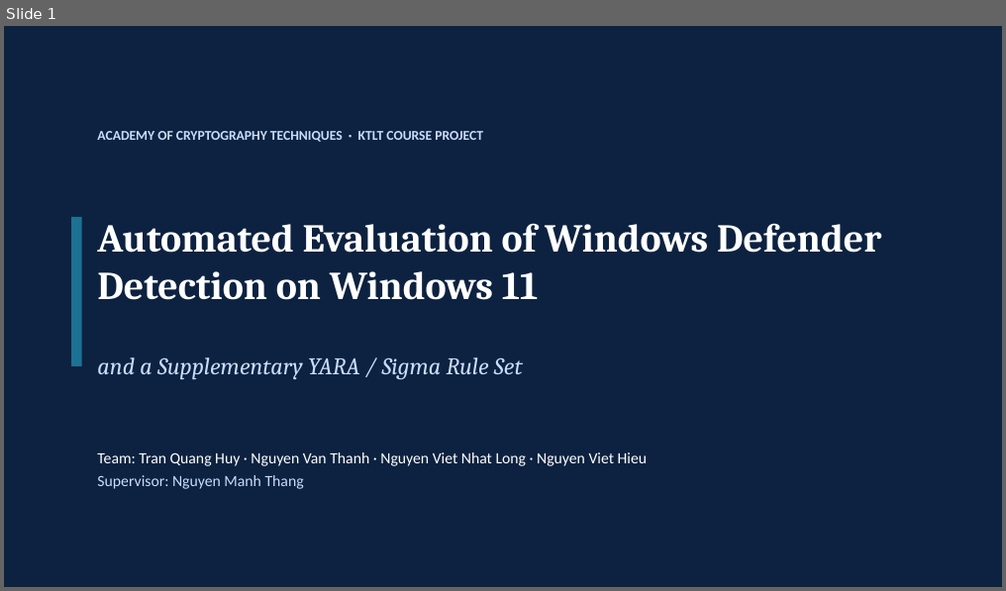
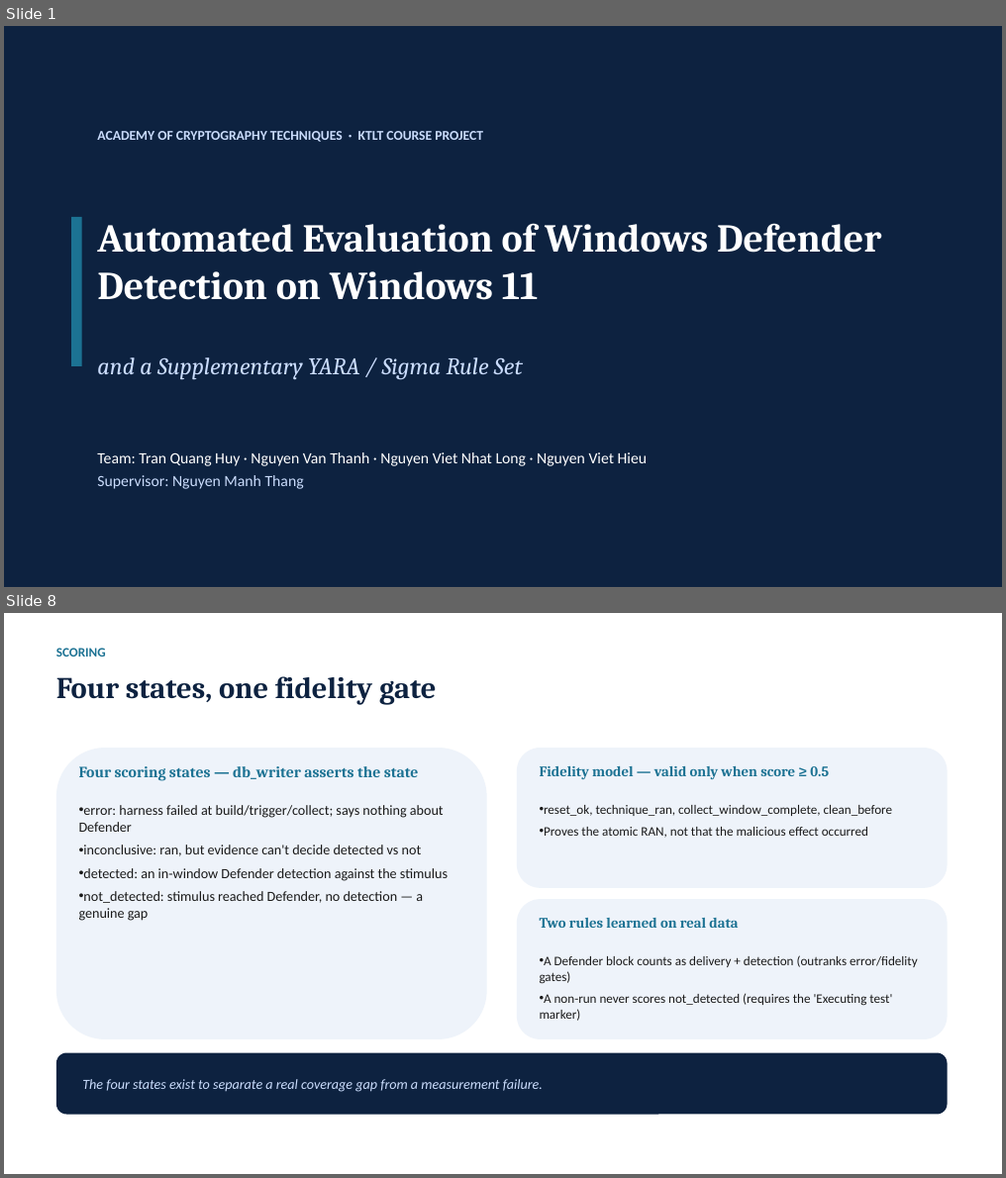
Before and after one commit to TonykRev/KTLT-Defender, a slide deck: report/KTLD_Slides.pptx. Shown one above the other, each under a label of ours: slide 1 before the commit, slides 1 and 8 after it; the slides between them are not shown. The pictures are 1006x591 and 1006x1178 pixels, drawn with LibreOffice and Linux fonts; fonts in the diff are those of the drawing. Boxes give left, top, right and bottom in pixels: in the first picture for what was removed or moved away, otherwise in the second. Text is boxed around its words. In the diff, an @@ line names an element or a change of style, - is before the commit and + after.

```diff
--- a/report/KTLD_Slides.pptx
+++ b/report/KTLD_Slides.pptx
@@ slide 8 added at [4, 613, 1002, 1174], background #FFFFFF @@
@@ text added at [56, 648, 106, 657], 12.5 pt, text #1C7293, bold @@
+SCORING
@@ text added at [56, 676, 437, 705], 29 pt, text #0D2240, bold @@
+Four states, one fidelity gate
@@ rounded rectangle added at [56, 748, 487, 1040], fill #EEF3FA @@
@@ rounded rectangle added at [517, 748, 947, 888], fill #EEF3FA @@
@@ text added at [79, 766, 419, 781], 15 pt, text #1C7293, bold @@
+Four scoring states — db_writer asserts the state
@@ text added at [540, 766, 829, 779], 14 pt, text #1C7293, bold @@
+Fidelity model — valid only when score ≥ 0.5
@@ text added at [79, 805, 448, 921], 13.5 pt, text #1A1A1A @@
+• error: harness failed at build/trigger/collect; says nothing about Defender
+• inconclusive: ran, but evidence can't decide detected vs not
+• detected: an in-window Defender detection against the stimulus
+• not_detected: stimulus reached Defender, no detection — a genuine gap
@@ text added at [544, 805, 893, 838], 12.5 pt, text #1A1A1A @@
+• reset_ok, technique_ran, collect_window_complete, clean_before
+• Proves the atomic RAN, not that the malicious effect occurred
@@ rounded rectangle added at [517, 899, 947, 1040], fill #EEF3FA @@
@@ text added at [540, 918, 738, 928], 14 pt, text #1C7293, bold @@
+Two rules learned on real data
@@ text added at [540, 956, 918, 1021], 12.5 pt, text #1A1A1A @@
+• A Defender block counts as delivery + detection (outranks error/fidelity gates)
+• A non-run never scores not_detected (requires the 'Executing test' marker)
@@ rounded rectangle added at [56, 1054, 947, 1115], fill #0D2240 @@
@@ text added at [82, 1079, 543, 1092], 13.5 pt, text #CADCFC, italic @@
+The four states exist to separate a real coverage gap from a measurement failure.
```
Also in this commit, not shown: 6 other slides changed, 17 other slides added, 7 slides removed, 2 other files.
